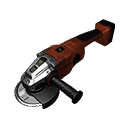
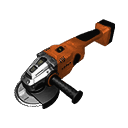
Layers edited between the first and the second (128, 128) image:
painted on "kopie WeaponGrinder.png" over (42, 22, 112, 87)
